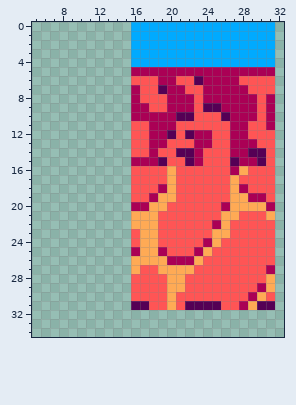
Pixel-art file, stored at lab/house_tilesheet.aseprite. The first picture shows the starting point.
256x192 pixels, 1 frame. Shown: x 5..32, y 0..34.
New version:
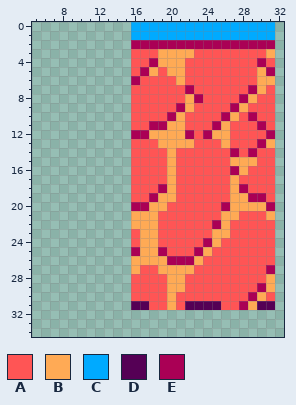
Palette (. is transparent): A #ff5555  B #ffaa55  C #00aaff  D #550055  E #aa0055
The exact change:
Changed rows in their new state; - is an unchanged pixel.
first column x 16:
 2 EEEEEEEEEEEEEEEE
 3 AAABBBBAAAAAAAAB
 4 AAEBBBAAAAAAAAEA
 5 A-BABBAAAAAAAAB-
 6 E--AAB-AAAAA--BB
 7 A--AAAE-AAAAAEB-
 8 A---AABEAAAA-B-A
 9 AA--A-B-AAA-BA-A
10 AAAA-BA---EBA--A
11 ----BB---EBAA-EA
12 EEBBBBEA-BBAA--E
13 --ABBBBAA-BAAAEB
14 --A-BAAA----AEA-
15 AAAAB-AA---BBBA-
Boxes around the changes in both pictures, in picture pixels (x1, y1, x2, y2):
changed: (131, 40, 275, 166)
